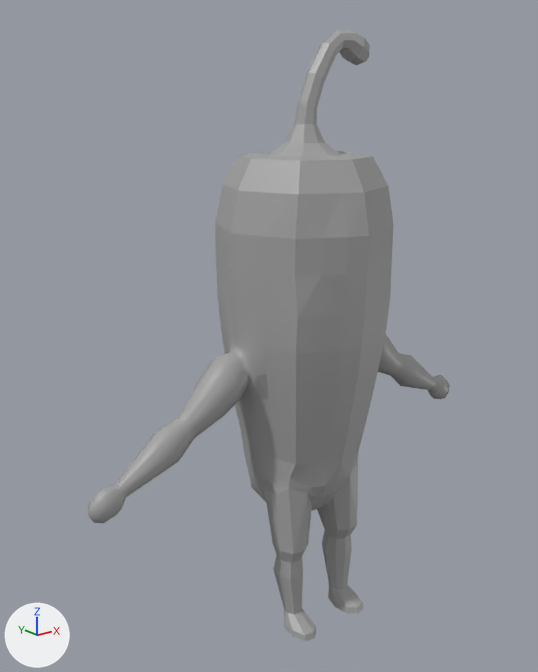
The COLLADA model SpicyHero/Game.scnassets/character/jumping.dae as it was, and as the next commit left it.
The view is the same before and after, from a 50 mm lens placed at (-6.65, -7.56, 7.48), pointed at (-0.34, 0.32, 4.33). The axes (+X, +Y, +Z) are drawn at lower left. The lights are the same throughout. Where no turn or scale is listed for an object, it has been applied to the vertices.
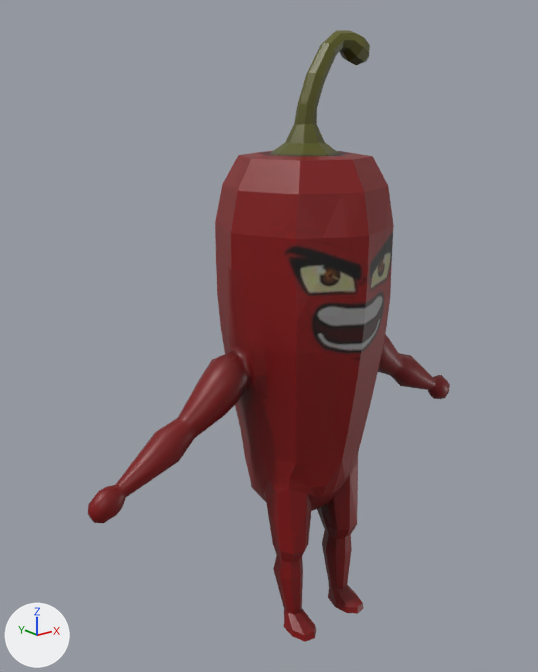
The change, as a list of edits to the scene's bpy script:
```text
Add img_peppertexture_jpg:
    img_peppertexture_jpg = load_image('PepperTexture.jpg', 'PepperTexture.jpg', 512, 512, 'sRGB')
Change mat_material_001:
    remove mat_material_001.base_color = (0.367, 0.367, 0.367)  # grey #a3a3a3
    add mat_material_001.texture = img_peppertexture_jpg
```

Boxes (x1, y1, x2, y2) around the edits, measured in the pictures (538 x 672 px):
'Circle', surface changed (grey to red): (88, 30, 450, 642) in both
